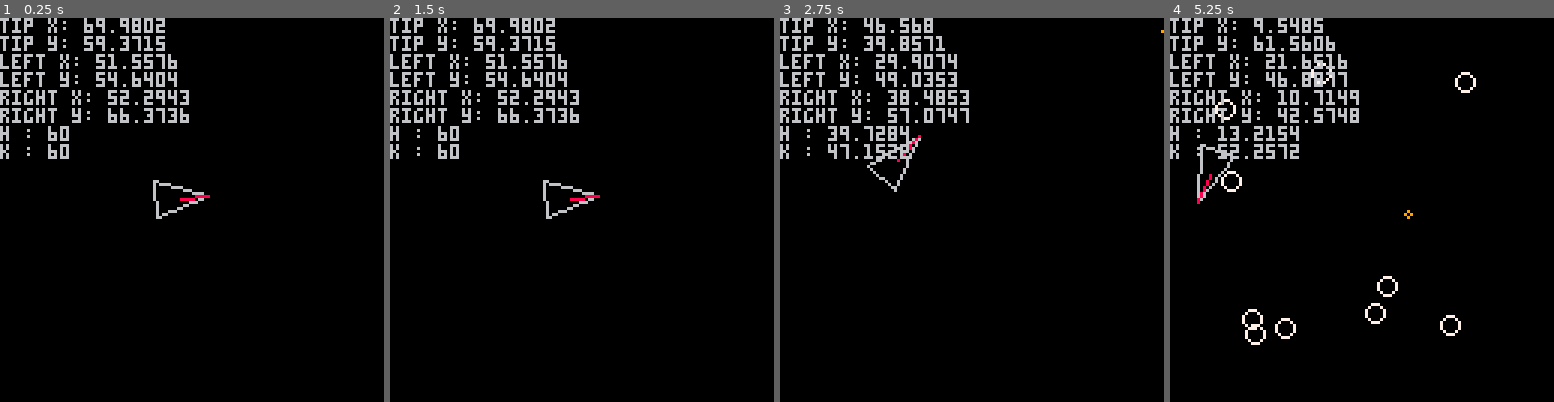
Above: before the commit, frames 1-4 (left to right).
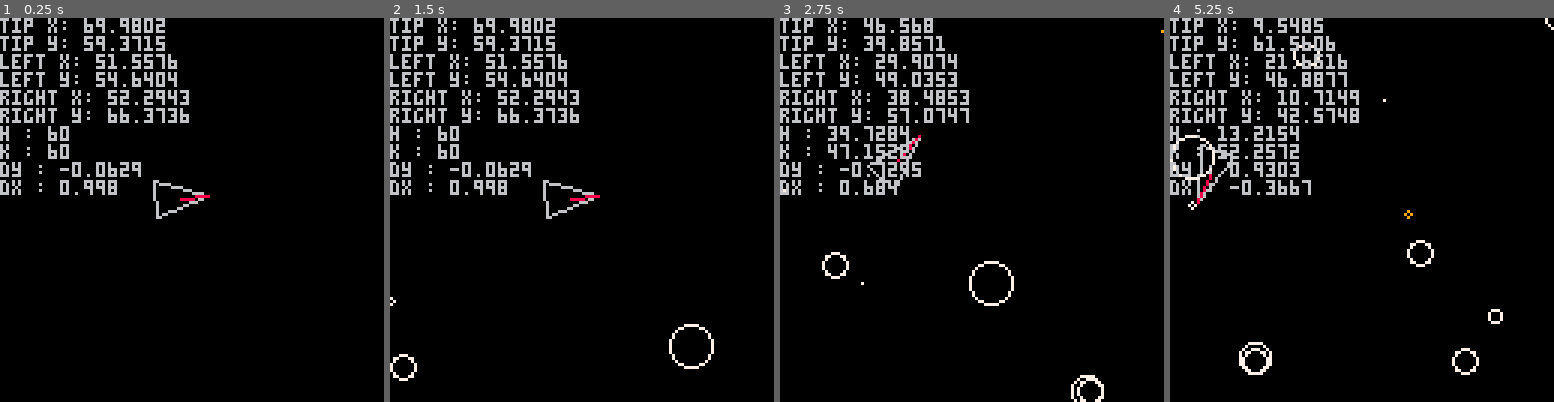
Above: after the commit, the same moments.

Repository: kdiab/carts
Game: PICO-8 cartridge assteroids/ass.p8
Same seed, same stepped clock (60 frames per second), same inputs: the game is played once before the commit and once after it.
Inputs:
- Up to frame 1 (0.25 s): no input
- Up to frame 2 (1.5 s): tap X (X key) at 0.33, 1.07 s; tap O (Z key) at 0.7 s
- Up to frame 3 (2.75 s): hold Right 1.6-2.1 s; tap O (Z key) at 1.7, 2.1, 2.5 s; tap X (X key) at 1.85 s; hold Up 2.15-2.42 s; hold Right from 2.47 s (still down)
- Up to frame 4 (5.25 s): tap O (Z key) every 0.4 s from 2.9 to 4.9 s; tap X (X key) at 2.97, 4.08, 5.2 s; release Right at 3.03 s; hold Left 3.08-3.58 s; hold Down 3.63-3.97 s; hold Right 4.02-4.68 s; hold Up 4.73-5.03 s; hold Left from 5.08 s (still down)

The runs differ from the first frame. In frame 1, 0.9% of the frame differs, in the area x 0-37%, y 37-47%; in frame 2, 1.3%; in frame 3, 1.5%; in frame 4, 2.8%, in the area x 0-100%, y 0-93%.

Commit message:
asteroids

Diff:
--- a/assteroids/ass.p8
+++ b/assteroids/ass.p8
@@ -97,29 +97,6 @@
 		line(p.top.x, p.top.y, p.left.x, p.left.y)
 		line(p.top.x, p.top.y, p.right.x, p.right.y)
 		line(p.right.x, p.right.y, p.left.x, p.left.y)
-		line(h, k,p.top.x,p.top.y,8)
-end
--->8
---dbg
-function dbg_spawn_asteroids()
-		if btn(⬇️) then
-				spawn_asteroid(3)
-		end
-end
-
-function dbg_print()
-		print(
-		"tip x: "..p.top.x..
-		"\ntip y: "..p.top.y..
-		"\nleft x: "..p.left.x..
-		"\nleft y: "..p.left.y..
-		"\nright x: "..p.right.x..
-		"\nright y: "..p.right.y..
-		"\nh : "..h..
-		"\nk : "..k,
-
-		0,0,6
-		)
 end
 -->8
 --bullet
@@ -183,6 +160,16 @@
 		for a in all(asteroids) do
 				a.x += a.dx
 				a.y += a.dy
+				if a.x < 0 then
+						del(asteroids, a)
+				elseif a.x > 128 then
+						del(asteroids, a)
+				end
+				if a.y < 0 then
+						del(asteroids, a)
+				elseif a.y > 128 then
+						del(asteroids, a)
+				end
 		end
 end
 
@@ -192,15 +179,69 @@
 		end
 end
 
-function spawn_asteroid(r)
+function spawn_asteroid(r,odx,ody,ox,oy)
+		local angle = rnd(1)
+		local dx = cos(angle)
+		local dy = sin(angle)
+		local x
+		local y
+		if dx <= 0 and not odx then
+				x = 128
+		elseif dx > 0 then
+				x = 0
+		end
+
+		if dy <= 0 and not ody then
+				y = 128
+		elseif dy > 0 then
+				y = 0
+		end
+
+		if odx then
+				dx = odx
+		end
+		if ody then
+				dy = ody
+		end
+		if ox then
+				x = ox
+		end
+		if oy then
+				y = oy
+		end
+
 		local a = {
-				x=63,
-				y=63,
-				dx=cos(rnd(1)),
-				dy=sin(rnd(1)),
+				x=x,
+				y=y,
+				dx=dx,
+				dy=dy,
 				r=r
 		}
 		add(asteroids, a)
+end
+-->8
+--dbg
+function dbg_spawn_asteroids()
+		if btn(❎) then
+				spawn_asteroid(rnd((8)))
+		end
+end
+
+function dbg_print()
+		line(h, k,p.top.x,p.top.y,8)
+		print(
+		"tip x: "..p.top.x..
+		"\ntip y: "..p.top.y..
+		"\nleft x: "..p.left.x..
+		"\nleft y: "..p.left.y..
+		"\nright x: "..p.right.x..
+		"\nright y: "..p.right.y..
+		"\nh : "..h..
+		"\nk : "..k..
+		"\ndy : "..p.d_vec.y..
+		"\ndx : "..p.d_vec.x,
+		0,0,6
+		)
 end
 __gfx__
 00000000007777000077770000000000000000000000000000000000000000000000000000000000000000000000000000000000000000000000000000000000
